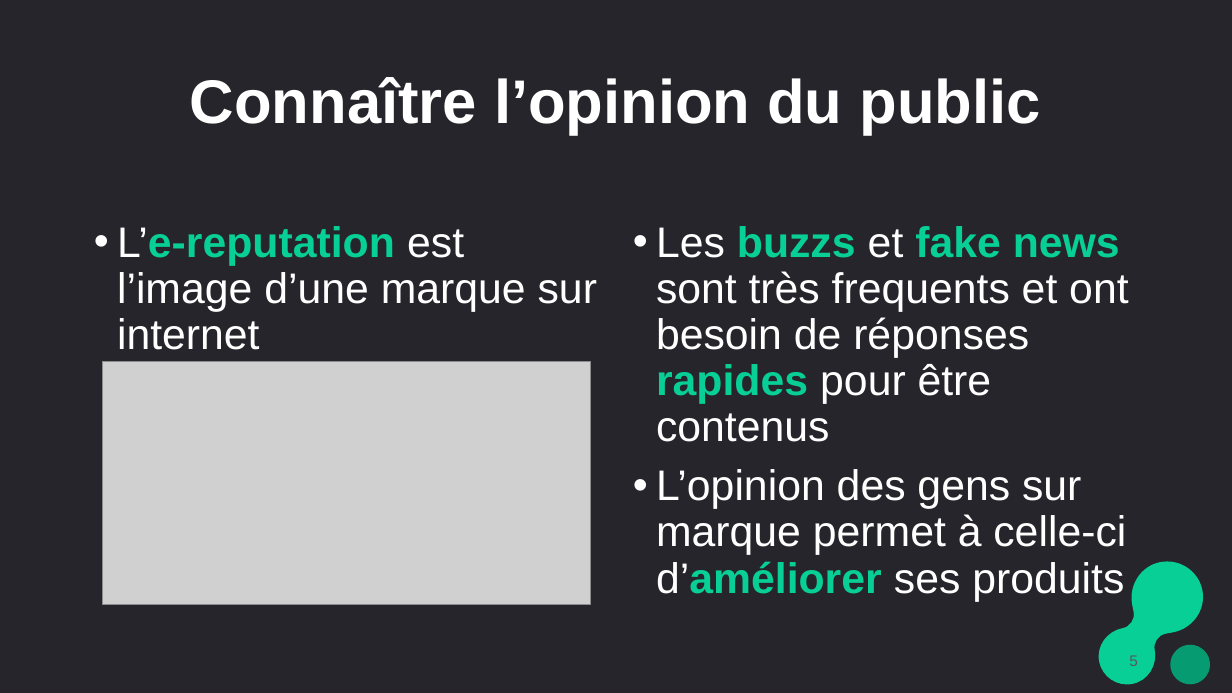
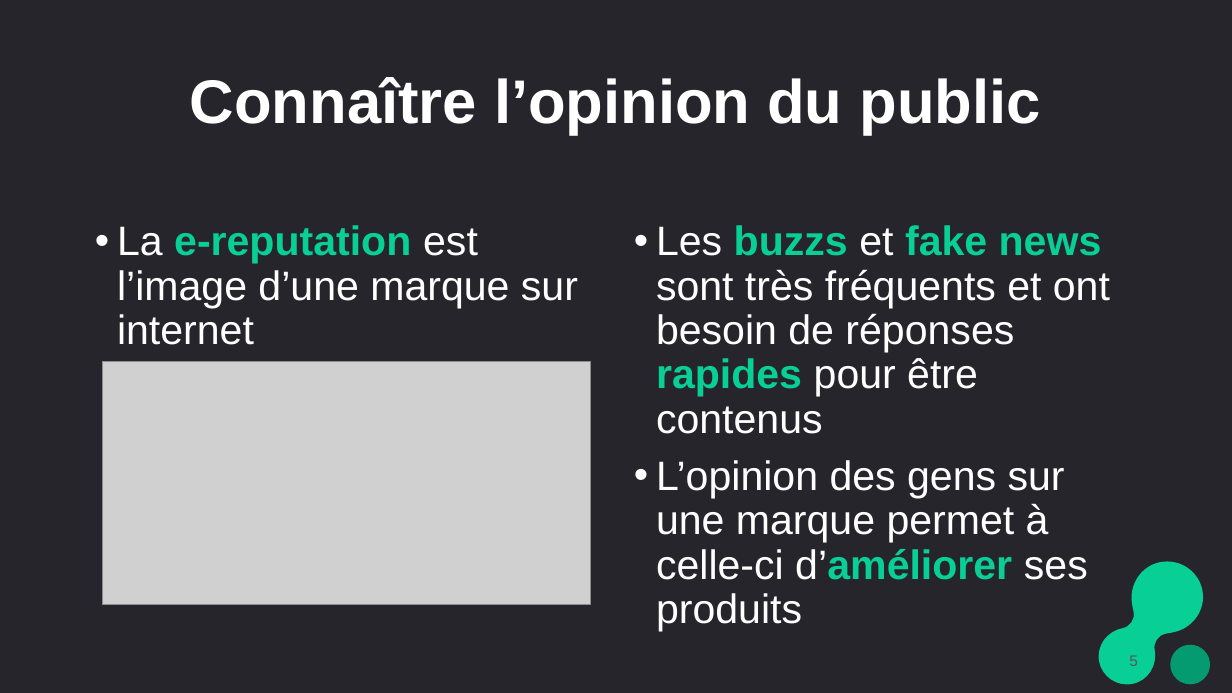
Before and after one commit to alinedebenath/ironhack-datalabs-dataparis0619-pt, a slide deck: slide 5 of final-project/NLP_marketing_ADebenath_2701.pptx. Drawn at 1232x693 pixels with LibreOffice and Linux fonts; fonts in the diff are those of the drawing; grey boxes stand for pictures. Boxes give left, top, right and bottom in pixels: in the first picture for what was removed or moved away, otherwise in the second. Text is boxed around its words. In the diff, an @@ line names an element or a change of style, - is before the commit and + after.

Commit message:
cleaning repo after public presentation

```diff
--- a/final-project/NLP_marketing_ADebenath_2701.pptx
+++ b/final-project/NLP_marketing_ADebenath_2701.pptx
@@ text at (117,225,578,345): text changed; size 33.3 to 32 pt @@
-• L’e-reputation est l’image d’une marque sur internet
+• La e-reputation est l’image d’une marque sur internet
@@ text at (656,225,1110,631): text changed; size 33.3 to 32 pt @@
-• Les buzzs et fake news sont très frequents et ont besoin de réponses rapides pour être contenus
-• L’opinion des gens sur marque permet à celle-ci d’améliorer ses produits
+• Les buzzs et fake news sont très fréquents et ont besoin de réponses rapides pour être contenus
+• L’opinion des gens sur une marque permet à celle-ci d’améliorer ses produits
```
Also in this commit, not shown: 10 other slides changed, 7 slides added, 6 slides removed, 1 other file.
